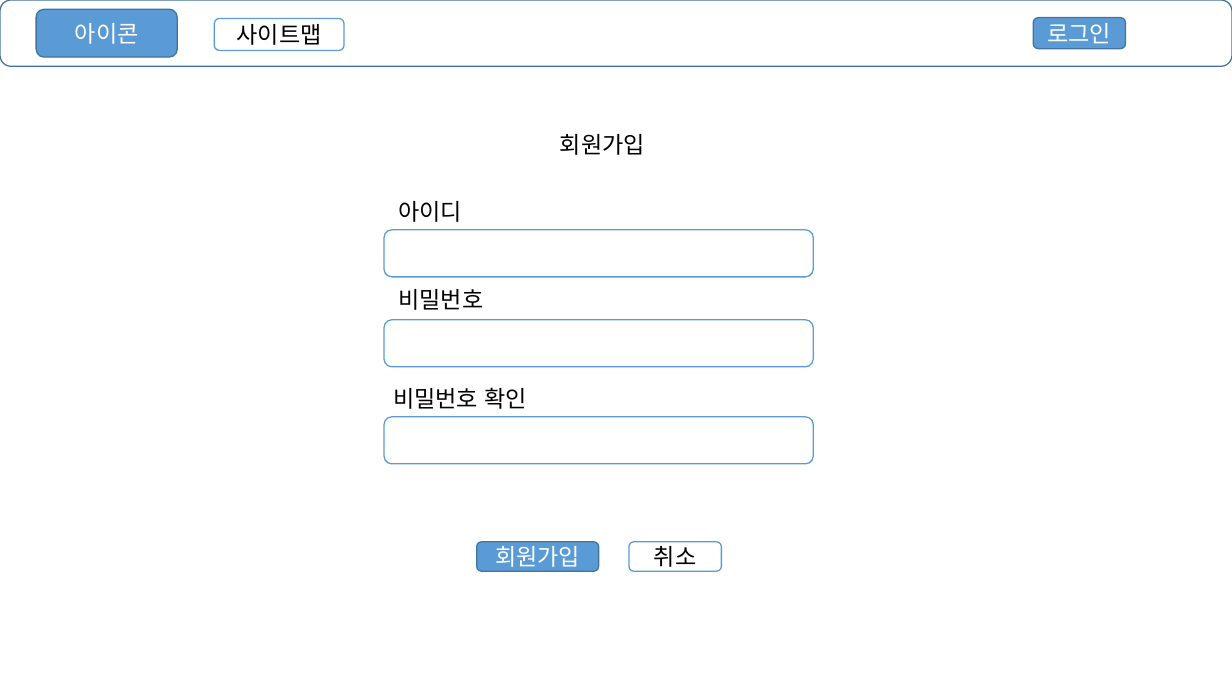
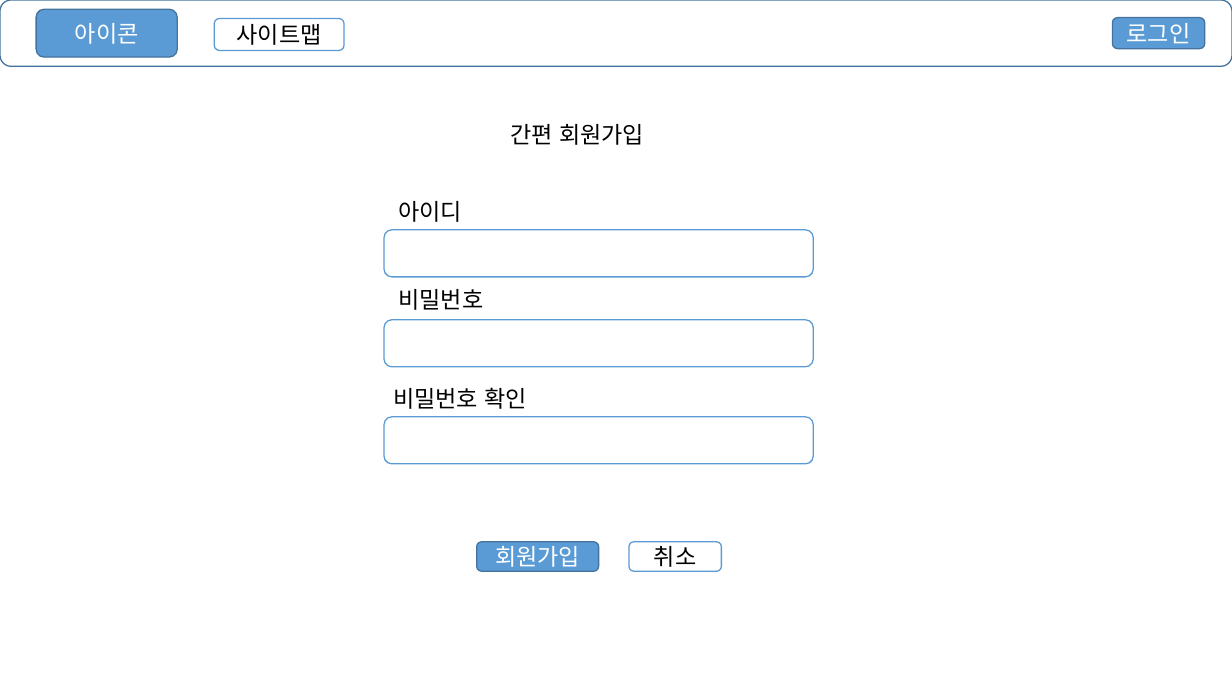
Before and after one commit to tm-kr/Academy-lesson-spring, a slide deck: slide 17 of 프로젝트 UI.pptx (slide 13 before the commit). Drawn at 1232x693 pixels with LibreOffice and Linux fonts; fonts in the diff are those of the drawing. Boxes give left, top, right and bottom in pixels: in the first picture for what was removed or moved away, otherwise in the second. Text is boxed around its words. In the diff, an @@ line names an element or a change of style, - is before the commit and + after.

```diff
--- a/프로젝트 UI.pptx
+++ b/프로젝트 UI.pptx
@@ rounded rectangle "로그인" moved from (x1=1033, y1=18, x2=1126, y2=49) to (x1=1113, y1=18, x2=1205, y2=49) @@
@@ text at (x1=510, y1=124, x2=644, y2=145): text changed @@
-회원가입
+간편 회원가입
```
Also in this commit, not shown: 5 other slides changed, 6 slides added.
